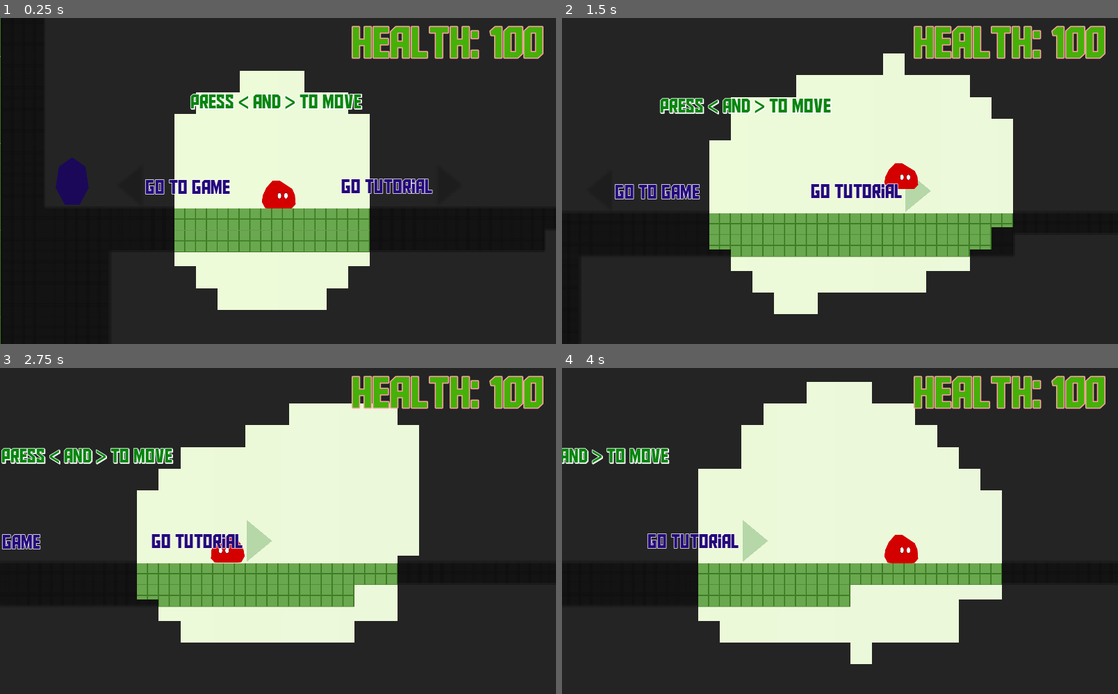
Above: before the commit, frames 1-4 (two rows, left to right).
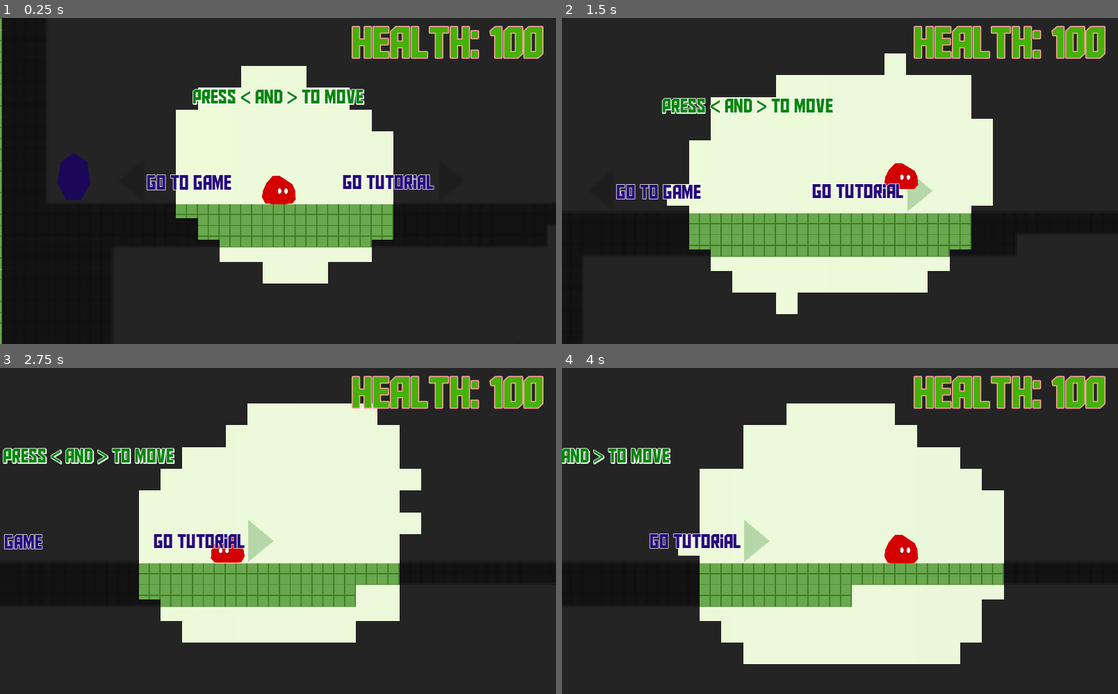
Above: after the commit, the same moments.

Repository: glitchcore/comfort
Game: Godot game, scene res://Scenes/BaseLevel.tscn
The game is run twice, just before and just after one commit, with the same random seed, the same clock (stepped at 60 frames per second) and the same inputs.
Inputs:
- Up to frame 1 (0.25 s): no input
- Up to frame 2 (1.5 s): tap Space (jump) at 0.5, 0.77, 1.25 s; hold Right (ui_right) from 0.53 s (still down)
- Up to frame 3 (2.75 s): tap Space (jump) at 1.52, 2 s; release Right (ui_right) at 2.03 s; hold Left (ui_left) from 2.03 s (still down)
- Up to frame 4 (4 s): tap Space (jump) at 2.75, 3.02, 3.5, 3.77 s; release Left (ui_left) at 2.78 s; hold Right (ui_right) from 2.78 s (still down)

The runs differ from the first frame. In frame 1, 11% of the frame differs, in the area x 0-79%, y 0-100%; in frame 2, 7.7%; in frame 3, 4.9%; in frame 4, 7.0%.

Commit message:
all

Diff:
--- a/Autoload/Store.gd
+++ b/Autoload/Store.gd
@@ -14,11 +14,12 @@
 
 # game config
 const START_GAME_POSITION = Vector2(241, -2397)
+#const WIN_GAME_POSITION = Vector2(465, -2815)
 
 const HP_MAX = 100
 const BAD_ZONE_DAMAGE = 2
 const GOOD_ZONE_DAMAGE = -1
-const ENEMY_DAMAGE_LEVEL = 0
+const ENEMY_DAMAGE_LEVEL = 50
 const ZONE_HP_THRESHOLD = 20
 
 # game globals
--- a/Scenes/BaseLevel.tscn
+++ b/Scenes/BaseLevel.tscn
@@ -79,6 +79,21 @@
 [sub_resource type="CircleShape2D" id=7]
 radius = 118.186
 
+[sub_resource type="Shader" id=10]
+code = "shader_type canvas_item;
+
+void fragment() {
+	COLOR.rgb = vec3(0.);
+	COLOR.rgb += mix(
+		vec3(0.1, 1., 0.1),
+		vec3(1., 1., 1.),
+		clamp(2. * length(UV - vec2(0.5)), 0., 1.)
+	);
+}"
+
+[sub_resource type="ShaderMaterial" id=11]
+shader = SubResource( 10 )
+
 [sub_resource type="DynamicFont" id=8]
 size = 36
 outline_size = 1
@@ -102,7 +117,7 @@
 margin_bottom = 38.6
 
 [node name="Sprite" type="Sprite" parent="."]
-position = Vector2( 2948, -1961 )
+position = Vector2( 2862, -2062 )
 scale = Vector2( 3.29126, 5757 )
 z_index = -10
 z_as_relative = false
@@ -117,7 +132,7 @@
 tile_data = PoolIntArray( -5308428, 0, 0, -5308427, 0, 0, -5308426, 0, 0, -5308425, 0, 0, -5308424, 0, 0, -5308423, 0,  …(144764 unchanged characters)…
 
 [node name="Player" parent="." instance=ExtResource( 2 )]
-position = Vector2( 507, -1389 )
+position = Vector2( 504, -1381 )
 
 [node name="Enemies" type="Node2D" parent="."]
 position = Vector2( -4.74976, -1058 )
@@ -293,6 +308,7 @@
 [node name="GameAreas" type="Node" parent="."]
 
 [node name="StartArea" type="Area2D" parent="GameAreas"]
+visible = false
 position = Vector2( -4.74976, -1058 )
 collision_layer = 32
 collision_mask = 2
@@ -302,6 +318,7 @@
 shape = SubResource( 6 )
 
 [node name="UncomfortArea" type="Area2D" parent="GameAreas"]
+visible = false
 position = Vector2( -4.74976, -1058 )
 collision_layer = 32
 collision_mask = 2
@@ -312,22 +329,27 @@
 
 [node name="WinArea" type="Area2D" parent="GameAreas"]
 position = Vector2( -4.74976, -1058 )
+z_index = -1
 collision_layer = 32
 collision_mask = 2
 
 [node name="CollisionShape2D" type="CollisionShape2D" parent="GameAreas/WinArea"]
-position = Vector2( 166, -2815 )
+position = Vector2( 183.75, -2815 )
 shape = SubResource( 7 )
 
 [node name="ColorRect" type="ColorRect" parent="GameAreas/WinArea"]
-margin_left = 75.0
-margin_top = -2907.0
-margin_right = 248.0
-margin_bottom = -2731.0
+modulate = Color( 0.929412, 0.984314, 0.85098, 1 )
+material = SubResource( 11 )
+margin_left = 63.7498
+margin_top = -2937.0
+margin_right = 304.75
+margin_bottom = -2684.0
+rect_scale = Vector2( 1, 0.995 )
 color = Color( 0.839216, 0.843137, 0.0980392, 1 )
 
 [node name="Background" type="CanvasLayer" parent="."]
 layer = -100
+visible = false
 
 [node name="TutorialStatic" type="Node" parent="."]
 
Not shown: 1 places in Scenes/BaseLevel.tscn that only renumber resources
